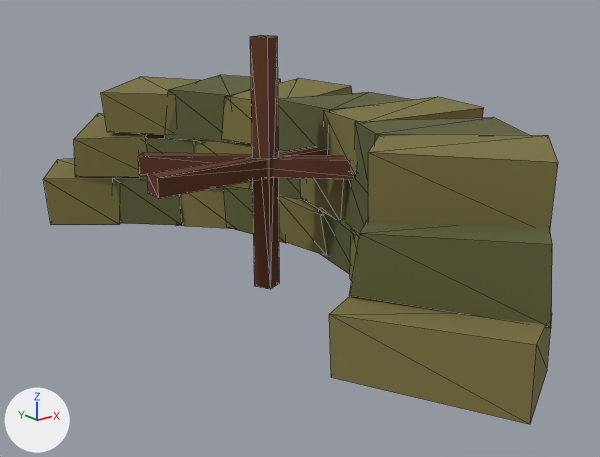
The glTF model game/public/models/sandbags.glb: old version first, new version second.
One viewpoint serves both versions: a 50 mm camera at (-2.73, -4.34, 1.89) aimed at (0.59, -0.19, 0.23). The lights are fixed; the arrows at lower left show +X, +Y and +Z. The first picture is the older version. Mesh edges are drawn as thin lines. Vertices at exactly the same position are counted once.

Before the edit, the objects in view are built like this:
```python
me_cube = bpy.data.meshes.new('Cube')
me_cube.from_pydata(...)  # 216 vertices, 324 faces; spans x -0.5..1.69, y -2.46..2.47, z -0.1..1.5
# faces by material slot: [156, 132, 36]
me_cube.materials.append(mat_bag)  # dark yellow #7c7442
me_cube.materials.append(mat_bag_dark)  # dark yellow #5e6038
me_cube.materials.append(mat_steel)  # brown #5e3420
ob_sandbags = bpy.data.objects.new('sandbags', me_cube)
ob_sandbags.location = (0.0, 0.0, 0.0)
```
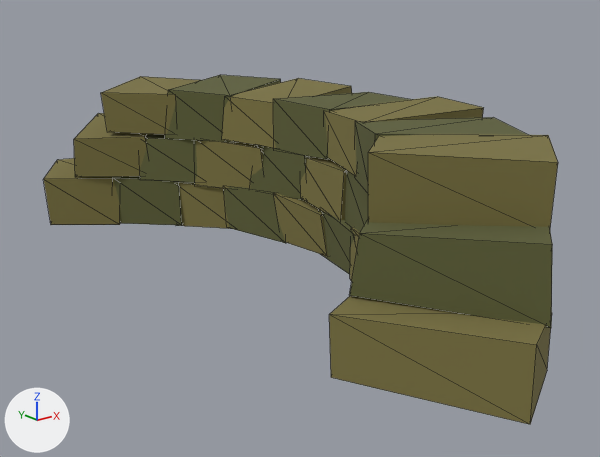
Boxes [x1, y1, x2, y2] around the edits, measured in the pictures (600 x 457 px):
'sandbags', reshaped (10% shorter): before [44, 35, 558, 424]; after [44, 75, 558, 424]
part 1 of me_cube, deleted (brown): before [147, 146, 327, 198]
part 2 of me_cube, deleted (brown): before [138, 152, 353, 180]
part 3 of me_cube, deleted (brown): before [250, 35, 279, 289]

The change in detail:
me_cube is used by ob_sandbags; location (0.0, 0.0, 0.0).
me_cube had 216 vertices, 324 faces and spanned x -0.5..1.69, y -2.46..2.47, z -0.1..1.5.
me_cube now has 192 vertices, 288 faces and spans x -0.4..1.69, y -2.46..2.47, z -0.03..1.05.
me_cube part 1: the loose piece of 8 vertices spanning x -0.5..1.1, y -0.26..-0.14, z 0.64..0.76 is deleted.
me_cube part 2: the loose piece of 8 vertices spanning x -0.32..0.92, y -0.8..0.4, z 0.64..0.76 is deleted.
me_cube part 3: the loose piece of 8 vertices spanning x 0.22..0.38, y -0.28..-0.12, z -0.1..1.5 is deleted.
me_cube no longer uses material mat_steel (brown #5e3420).
